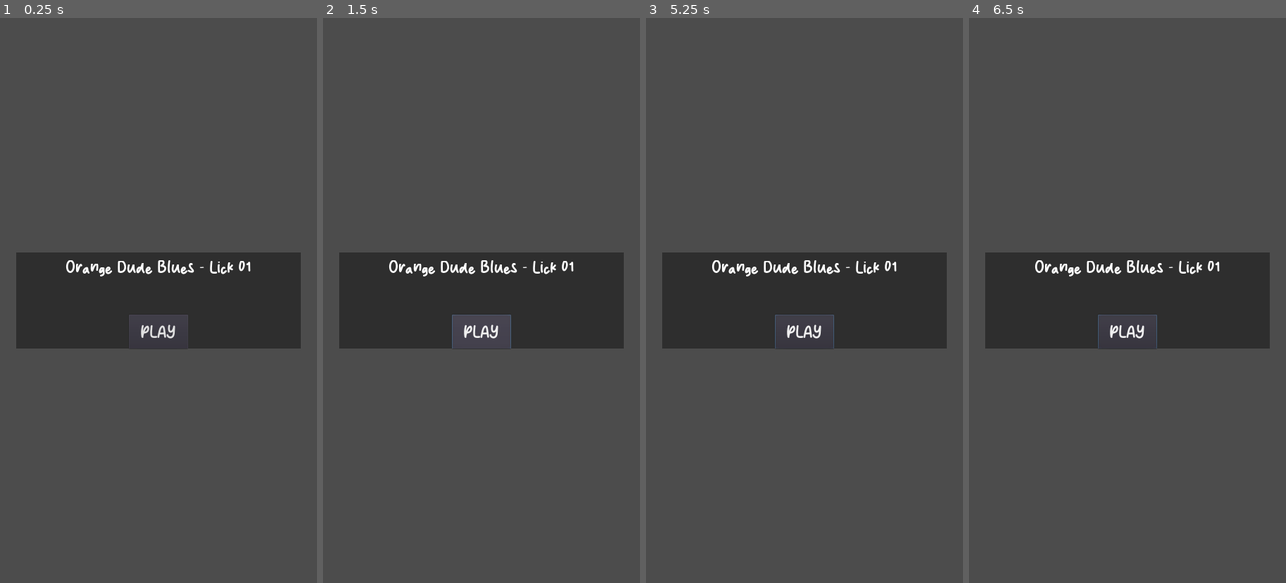
Above: before the commit, frames 1-4 (left to right).
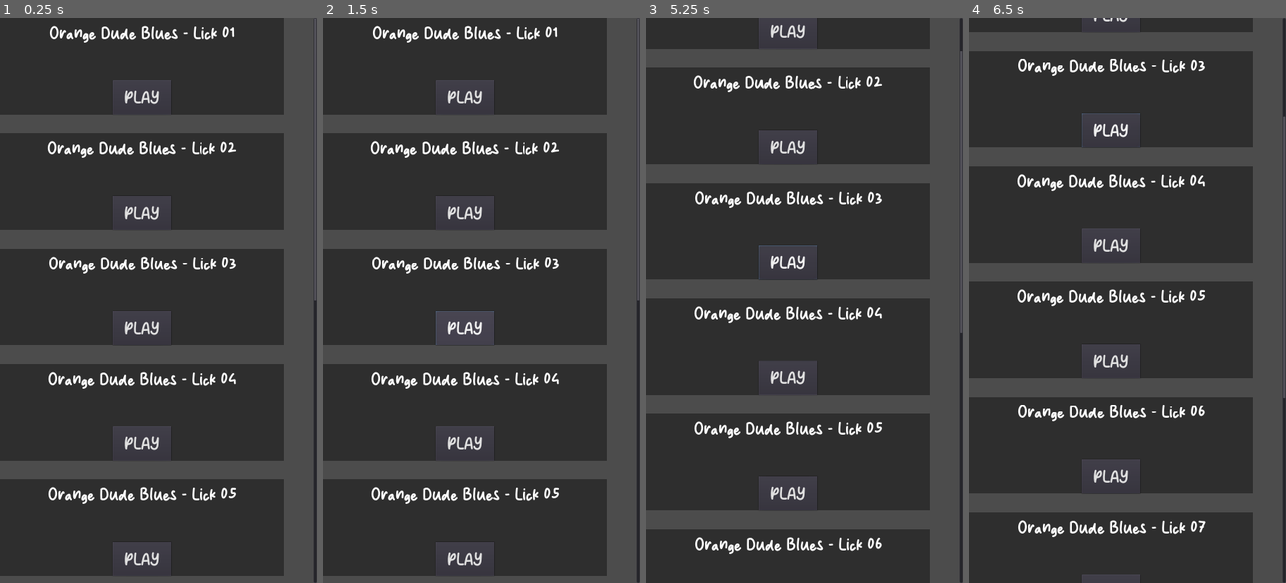
Above: after the commit, the same moments.

Repository: davifoox/harmonica-app
Game: Godot game, scene res://Main.tscn
The game is run twice, just before and just after one commit, with the same random seed, the same clock (stepped at 60 frames per second) and the same inputs.
Inputs (mouse positions are in pixels of both pictures, inside the frame that each line leads up to):
- Up to frame 1 (0.25 s): no input
- Up to frame 2 (1.5 s): click "PLAY" at 0.5 s; click "PLAY" at 1.25 s
- Up to frame 3 (5.25 s): click "PLAY" at 2 s; tap Enter at 2.75, 4.25 s; move the mouse to (874, 272) at 2.77 s; click (874, 272) at 2.92 s; tap Space at 3.5, 5 s; drag from (741, 328) to (788, 413) at 3.52 s; move the mouse to (836, 176) at 4.27 s; click (836, 176) at 4.42 s; drag from (788, 413) to (709, 215) at 5.02 s
- Up to frame 4 (6.5 s): tap Enter at 5.75 s; move the mouse to (1222, 385) at 5.77 s; click (1222, 385) at 5.92 s

The runs differ from the first frame. In frame 1, 62% of the frame differs, in the area x 0-100%, y 0-100%; in frame 2, 62%; in frame 3, 65%; in frame 4, 64%.

Commit message:
add - scroll and 10 licks to main scene

Diff:
--- a/Main.tscn
+++ b/Main.tscn
@@ -1,8 +1,18 @@
-[gd_scene load_steps=4 format=2]
+[gd_scene load_steps=14 format=2]
 
 [ext_resource path="res://licks/licks/Orange Dude Blues - Lick 01.tscn" type="PackedScene" id=1]
 [ext_resource path="res://Main.gd" type="Script" id=2]
 [ext_resource path="res://ui/main-theme/main-theme.tres" type="Theme" id=3]
+[ext_resource path="res://ScrollContainerSwipe.gd" type="Script" id=4]
+[ext_resource path="res://licks/licks/Orange Dude Blues - Lick 03.tscn" type="PackedScene" id=5]
+[ext_resource path="res://licks/licks/Orange Dude Blues - Lick 02.tscn" type="PackedScene" id=6]
+[ext_resource path="res://licks/licks/Orange Dude Blues - Lick 04.tscn" type="PackedScene" id=7]
+[ext_resource path="res://licks/licks/Orange Dude Blues - Lick 05.tscn" type="PackedScene" id=8]
+[ext_resource path="res://licks/licks/Orange Dude Blues - Lick 06.tscn" type="PackedScene" id=9]
+[ext_resource path="res://licks/licks/Orange Dude Blues - Lick 09.tscn" type="PackedScene" id=10]
+[ext_resource path="res://licks/licks/Orange Dude Blues - Lick 10.tscn" type="PackedScene" id=11]
+[ext_resource path="res://licks/licks/Orange Dude Blues - Lick 07.tscn" type="PackedScene" id=12]
+[ext_resource path="res://licks/licks/Orange Dude Blues - Lick 08.tscn" type="PackedScene" id=13]
 
 [node name="Main" type="Control"]
 anchor_right = 1.0
@@ -13,4 +23,112 @@
 "_edit_lock_": true
 }
 
-[node name="Lick" parent="." instance=ExtResource( 1 )]
+[node name="ScrollContainerSwipe" type="ScrollContainer" parent="."]
+anchor_right = 1.0
+anchor_bottom = 1.0
+script = ExtResource( 4 )
+
+[node name="LicksContainer" type="VBoxContainer" parent="ScrollContainerSwipe"]
+margin_right = 968.0
+margin_bottom = 3856.0
+custom_constants/separation = 64
+
+[node name="Lick1" parent="ScrollContainerSwipe/LicksContainer" instance=ExtResource( 1 )]
+anchor_left = 0.0
+anchor_top = 0.0
+anchor_right = 0.0
+anchor_bottom = 0.0
+margin_left = 0.0
+margin_top = 0.0
+margin_right = 968.0
+margin_bottom = 328.0
+
+[node name="Lick2" parent="ScrollContainerSwipe/LicksContainer" instance=ExtResource( 6 )]
+anchor_left = 0.0
+anchor_top = 0.0
+anchor_right = 0.0
+anchor_bottom = 0.0
+margin_left = 0.0
+margin_top = 392.0
+margin_right = 968.0
+margin_bottom = 720.0
+
+[node name="Lick3" parent="ScrollContainerSwipe/LicksContainer" instance=ExtResource( 5 )]
+anchor_left = 0.0
+anchor_top = 0.0
+anchor_right = 0.0
+anchor_bottom = 0.0
+margin_left = 0.0
+margin_top = 784.0
+margin_right = 968.0
+margin_bottom = 1112.0
+
+[node name="Lick4" parent="ScrollContainerSwipe/LicksContainer" instance=ExtResource( 7 )]
+anchor_left = 0.0
+anchor_top = 0.0
+anchor_right = 0.0
+anchor_bottom = 0.0
+margin_left = 0.0
+margin_top = 1176.0
+margin_right = 968.0
+margin_bottom = 1504.0
+
+[node name="Lick5" parent="ScrollContainerSwipe/LicksContainer" instance=ExtResource( 8 )]
+anchor_left = 0.0
+anchor_top = 0.0
+anchor_right = 0.0
+anchor_bottom = 0.0
+margin_left = 0.0
+margin_top = 1568.0
+margin_right = 968.0
+margin_bottom = 1896.0
+
+[node name="Lick6" parent="ScrollContainerSwipe/LicksContainer" instance=ExtResource( 9 )]
+anchor_left = 0.0
+anchor_top = 0.0
+anchor_right = 0.0
+anchor_bottom = 0.0
+margin_left = 0.0
+margin_top = 1960.0
+margin_right = 968.0
+margin_bottom = 2288.0
+
+[node name="Lick7" parent="ScrollContainerSwipe/LicksContainer" instance=ExtResource( 12 )]
+anchor_left = 0.0
+anchor_top = 0.0
+anchor_right = 0.0
+anchor_bottom = 0.0
+margin_left = 0.0
+margin_top = 2352.0
+margin_right = 968.0
+margin_bottom = 2680.0
+
+[node name="Lick8" parent="ScrollContainerSwipe/LicksContainer" instance=ExtResource( 13 )]
+anchor_left = 0.0
+anchor_top = 0.0
+anchor_right = 0.0
+anchor_bottom = 0.0
+margin_left = 0.0
+margin_top = 2744.0
+margin_right = 968.0
+margin_bottom = 3072.0
+
+[node name="Lick9" parent="ScrollContainerSwipe/LicksContainer" instance=ExtResource( 10 )]
+anchor_left = 0.0
+anchor_top = 0.0
+anchor_right = 0.0
+anchor_bottom = 0.0
+margin_left = 0.0
+margin_top = 3136.0
+margin_right = 968.0
+margin_bottom = 3464.0
+
+[node name="Lick10" parent="ScrollContainerSwipe/LicksContainer" instance=ExtResource( 11 )]
+anchor_left = 0.0
+anchor_top = 0.0
+anchor_right = 0.0
+anchor_bottom = 0.0
+margin_left = 0.0
+margin_top = 3528.0
+margin_right = 968.0
+margin_bottom = 3856.0
--- /dev/null
+++ b/ScrollContainerSwipe.gd
@@ -0,0 +1,48 @@
+extends ScrollContainer
+class_name ScrollContainerSwipe
+
+# Allows you to scroll a scroll container by dragging.
+# Includes momentum.
+
+var swiping = false
+var swipe_start
+var swipe_mouse_start
+var swipe_mouse_times = []
+var swipe_mouse_positions = []
+
+func _input(ev):
+	if ev is InputEventMouseButton:
+		if ev.pressed:
+			swiping = true
+			swipe_start = Vector2(get_h_scroll(), get_v_scroll())
+			swipe_mouse_start = ev.position
+			swipe_mouse_times = [OS.get_ticks_msec()]
+			swipe_mouse_positions = [swipe_mouse_start]
+		else:
+			swipe_mouse_times.append(OS.get_ticks_msec())
+			swipe_mouse_positions.append(ev.position)
+			var source = Vector2(get_h_scroll(), get_v_scroll())
+			var idx = swipe_mouse_times.size() - 1
+			var now = OS.get_ticks_msec()
+			var cutoff = now - 100
+			for i in range(swipe_mouse_times.size() - 1, -1, -1):
+				if swipe_mouse_times[i] >= cutoff: idx = i
+				else: break
+			var flick_start = swipe_mouse_positions[idx]
+			var flick_dur = min(0.3, (ev.position - flick_start).length() / 1000)
+			if flick_dur > 0.0:
+				var tween = Tween.new()
+				add_child(tween)
+				var delta = ev.position - flick_start
+				var target = source - delta * flick_dur * 15.0
+				tween.interpolate_method(self, 'set_h_scroll', source.x, target.x, flick_dur, Tween.TRANS_LINEAR, Tween.EASE_OUT)
+				tween.interpolate_method(self, 'set_v_scroll', source.y, target.y, flick_dur, Tween.TRANS_LINEAR, Tween.EASE_OUT)
+				tween.interpolate_callback(tween, flick_dur, 'queue_free')
+				tween.start()
+			swiping = false
+	elif swiping and ev is InputEventMouseMotion:
+		var delta = ev.position - swipe_mouse_start
+		set_h_scroll(swipe_start.x - delta.x)
+		set_v_scroll(swipe_start.y - delta.y)
+		swipe_mouse_times.append(OS.get_ticks_msec())
+		swipe_mouse_positions.append(ev.position)
--- a/licks/Lick.tscn
+++ b/licks/Lick.tscn
@@ -13,6 +13,7 @@
 margin_top = -164.0
 margin_right = 484.0
 margin_bottom = 164.0
+rect_min_size = Vector2( 968, 328 )
 theme = ExtResource( 3 )
 script = ExtResource( 1 )
 
--- /dev/null
+++ b/licks/licks/Orange Dude Blues - Lick 02.tscn
@@ -0,0 +1,9 @@
+[gd_scene load_steps=3 format=2]
+
+[ext_resource path="res://licks/Lick.tscn" type="PackedScene" id=1]
+[ext_resource path="res://audio/orange-dude-blues/licks/02.mp3" type="AudioStream" id=2]
+
+[node name="Lick" instance=ExtResource( 1 )]
+
+[node name="AudioStreamPlayer" parent="." index="2"]
+stream = ExtResource( 2 )
--- /dev/null
+++ b/licks/licks/Orange Dude Blues - Lick 03.tscn
@@ -0,0 +1,9 @@
+[gd_scene load_steps=3 format=2]
+
+[ext_resource path="res://licks/Lick.tscn" type="PackedScene" id=1]
+[ext_resource path="res://audio/orange-dude-blues/licks/03.mp3" type="AudioStream" id=2]
+
+[node name="Lick" instance=ExtResource( 1 )]
+
+[node name="AudioStreamPlayer" parent="." index="2"]
+stream = ExtResource( 2 )
--- /dev/null
+++ b/licks/licks/Orange Dude Blues - Lick 04.tscn
@@ -0,0 +1,9 @@
+[gd_scene load_steps=3 format=2]
+
+[ext_resource path="res://licks/Lick.tscn" type="PackedScene" id=1]
+[ext_resource path="res://audio/orange-dude-blues/licks/04.mp3" type="AudioStream" id=2]
+
+[node name="Lick" instance=ExtResource( 1 )]
+
+[node name="AudioStreamPlayer" parent="." index="2"]
+stream = ExtResource( 2 )
--- /dev/null
+++ b/licks/licks/Orange Dude Blues - Lick 05.tscn
@@ -0,0 +1,9 @@
+[gd_scene load_steps=3 format=2]
+
+[ext_resource path="res://licks/Lick.tscn" type="PackedScene" id=1]
+[ext_resource path="res://audio/orange-dude-blues/licks/05 -.mp3" type="AudioStream" id=2]
+
+[node name="Lick" instance=ExtResource( 1 )]
+
+[node name="AudioStreamPlayer" parent="." index="2"]
+stream = ExtResource( 2 )
--- /dev/null
+++ b/licks/licks/Orange Dude Blues - Lick 06.tscn
@@ -0,0 +1,9 @@
+[gd_scene load_steps=3 format=2]
+
+[ext_resource path="res://licks/Lick.tscn" type="PackedScene" id=1]
+[ext_resource path="res://audio/orange-dude-blues/licks/06.mp3" type="AudioStream" id=2]
+
+[node name="Lick" instance=ExtResource( 1 )]
+
+[node name="AudioStreamPlayer" parent="." index="2"]
+stream = ExtResource( 2 )
--- /dev/null
+++ b/licks/licks/Orange Dude Blues - Lick 07.tscn
@@ -0,0 +1,9 @@
+[gd_scene load_steps=3 format=2]
+
+[ext_resource path="res://licks/Lick.tscn" type="PackedScene" id=1]
+[ext_resource path="res://audio/orange-dude-blues/licks/07.mp3" type="AudioStream" id=2]
+
+[node name="Lick" instance=ExtResource( 1 )]
+
+[node name="AudioStreamPlayer" parent="." index="2"]
+stream = ExtResource( 2 )
--- /dev/null
+++ b/licks/licks/Orange Dude Blues - Lick 08.tscn
@@ -0,0 +1,9 @@
+[gd_scene load_steps=3 format=2]
+
+[ext_resource path="res://licks/Lick.tscn" type="PackedScene" id=1]
+[ext_resource path="res://audio/orange-dude-blues/licks/08.mp3" type="AudioStream" id=2]
+
+[node name="Lick" instance=ExtResource( 1 )]
+
+[node name="AudioStreamPlayer" parent="." index="2"]
+stream = ExtResource( 2 )
--- /dev/null
+++ b/licks/licks/Orange Dude Blues - Lick 09.tscn
@@ -0,0 +1,9 @@
+[gd_scene load_steps=3 format=2]
+
+[ext_resource path="res://licks/Lick.tscn" type="PackedScene" id=1]
+[ext_resource path="res://audio/orange-dude-blues/licks/09.mp3" type="AudioStream" id=2]
+
+[node name="Lick" instance=ExtResource( 1 )]
+
+[node name="AudioStreamPlayer" parent="." index="2"]
+stream = ExtResource( 2 )
--- /dev/null
+++ b/licks/licks/Orange Dude Blues - Lick 10.tscn
@@ -0,0 +1,9 @@
+[gd_scene load_steps=3 format=2]
+
+[ext_resource path="res://licks/Lick.tscn" type="PackedScene" id=1]
+[ext_resource path="res://audio/orange-dude-blues/licks/10.mp3" type="AudioStream" id=2]
+
+[node name="Lick" instance=ExtResource( 1 )]
+
+[node name="AudioStreamPlayer" parent="." index="2"]
+stream = ExtResource( 2 )
--- a/project.godot
+++ b/project.godot
@@ -9,12 +9,18 @@
 config_version=4
 
 _global_script_classes=[ {
+"base": "ScrollContainer",
+"class": "ScrollContainerSwipe",
+"language": "GDScript",
+"path": "res://ScrollContainerSwipe.gd"
+}, {
 "base": "Resource",
 "class": "Tag",
 "language": "GDScript",
 "path": "res://tags/Tag.gd"
 } ]
 _global_script_class_icons={
+"ScrollContainerSwipe": "",
 "Tag": ""
 }
 
@@ -45,6 +51,10 @@
 "loop_offset": 0
 }
 
+[input_devices]
+
+pointing/emulate_touch_from_mouse=true
+
 [physics]
 
 common/enable_pause_aware_picking=true
